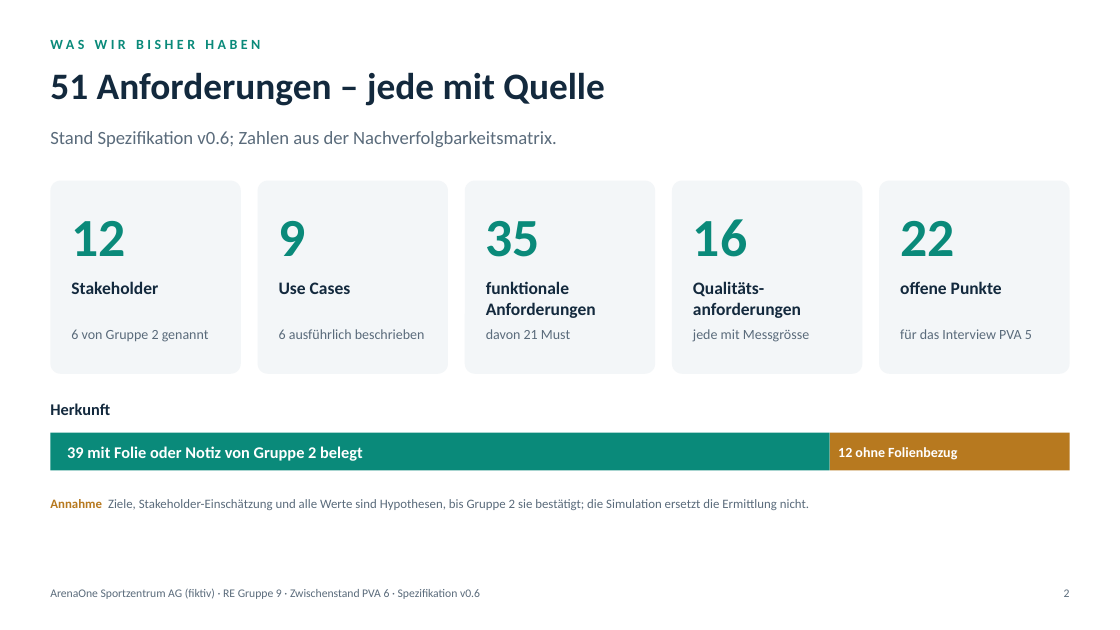
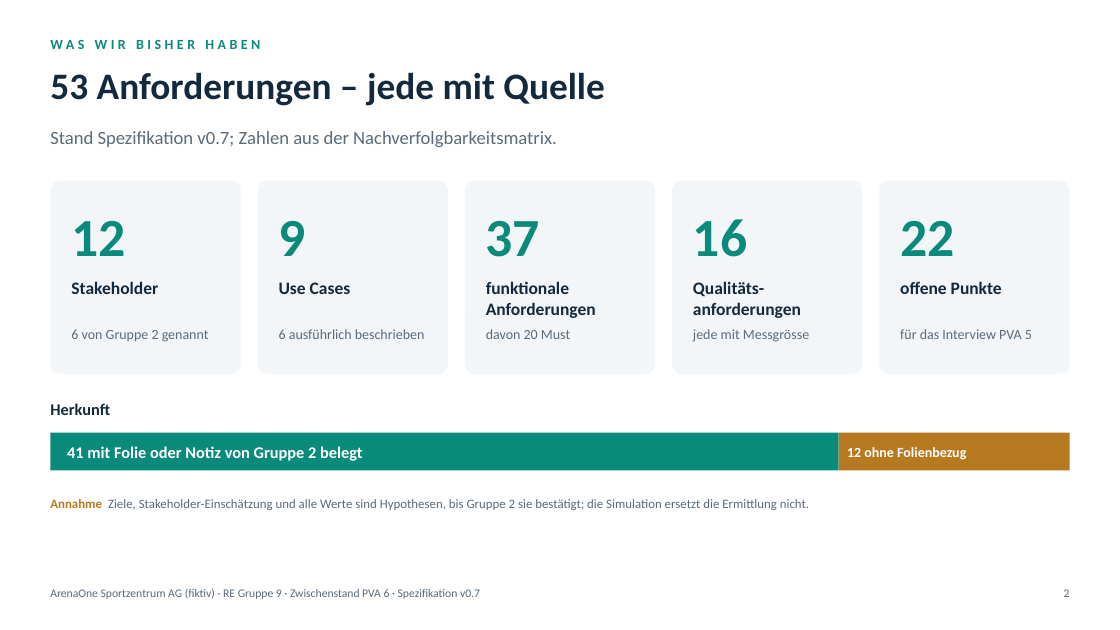
Before and after one commit to gotazlib/abgaben, a slide deck: slide 2 of requirements-engineering/re-arenaone/praesentation-pva9-10/RE_ArenaOne_Zwischenstand_PVA6.pptx. Drawn at 1120x630 pixels with LibreOffice and Linux fonts; fonts in the diff are those of the drawing. Boxes give left, top, right and bottom in pixels: in the first picture for what was removed or moved away, otherwise in the second. Text is boxed around its words. In the diff, an @@ line names an element or a change of style, - is before the commit and + after.

Commit message:
Requirements Engineering: ArenaOne Spezifikation v0.7 (Kernprozess ohne Self-Service), Leitfaden mit Muss-Fragen, Bestätigungsliste

```diff
--- a/requirements-engineering/re-arenaone/praesentation-pva9-10/RE_ArenaOne_Zwischenstand_PVA6.pptx
+++ b/requirements-engineering/re-arenaone/praesentation-pva9-10/RE_ArenaOne_Zwischenstand_PVA6.pptx
@@ title at [50, 72, 604, 106]: text changed @@
-51 Anforderungen – jede mit Quelle
+53 Anforderungen – jede mit Quelle
@@ text at [50, 131, 557, 147]: text changed @@
-Stand Spezifikation v0.6; Zahlen aus der Nachverfolgbarkeitsmatrix.
+Stand Spezifikation v0.7; Zahlen aus der Nachverfolgbarkeitsmatrix.
@@ text at [486, 221, 540, 257]: text changed @@
-35
+37
@@ text at [486, 329, 570, 339]: text changed @@
-davon 21 Must
+davon 20 Must
@@ rectangle: place and size @@
-rectangle at [50, 433, 830, 471]
+rectangle at [50, 433, 839, 471]
@@ text at [67, 446, 363, 461]: text changed @@
-39 mit Folie oder Notiz von Gruppe 2 belegt
+41 mit Folie oder Notiz von Gruppe 2 belegt
@@ rectangle: place and size @@
-rectangle at [830, 433, 1070, 471]
+rectangle at [839, 433, 1070, 471]
@@ text "12 ohne Folienbezug": place and size @@
-text "12 ohne Folienbezug" at [838, 447, 957, 460]
+text "12 ohne Folienbezug" at [847, 447, 966, 460]
@@ text at [50, 588, 480, 599]: text changed @@
-ArenaOne Sportzentrum AG (fiktiv) · RE Gruppe 9 · Zwischenstand PVA 6 · Spezifikation v0.6
+ArenaOne Sportzentrum AG (fiktiv) · RE Gruppe 9 · Zwischenstand PVA 6 · Spezifikation v0.7
```
Also in this commit, not shown: 2 other slides changed, 44 other files.
